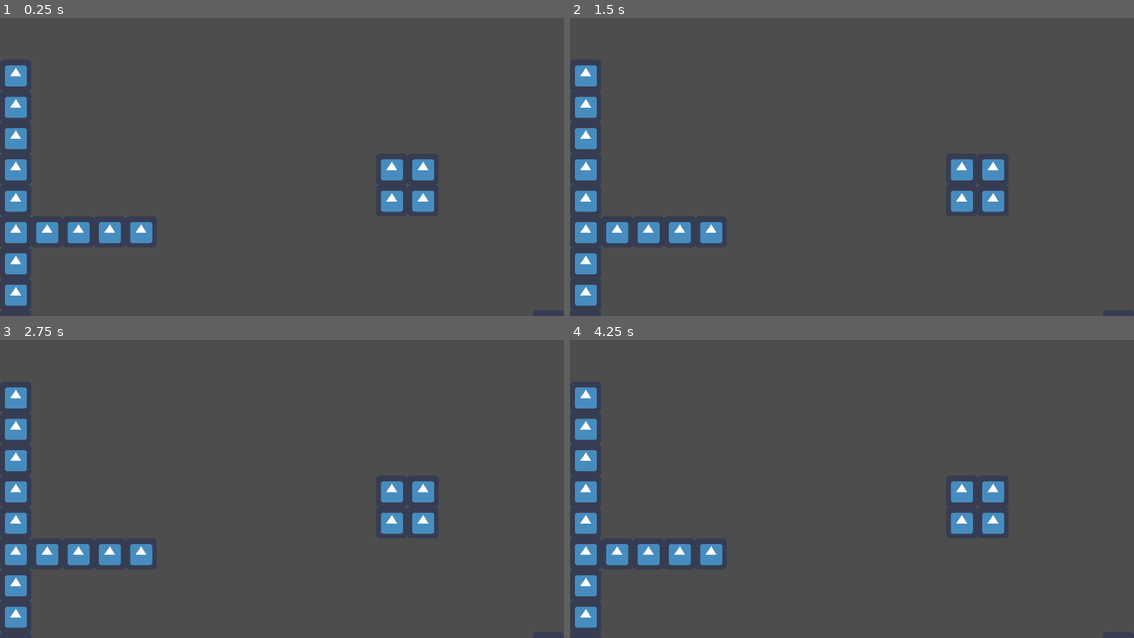
Above: before the commit, frames 1-4 (two rows, left to right).
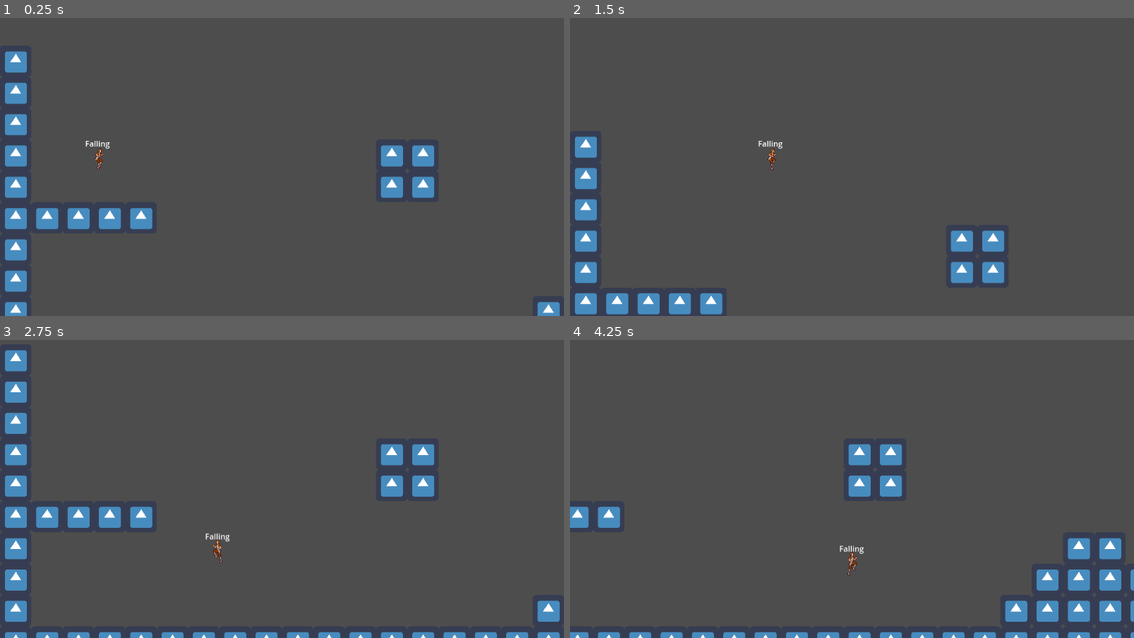
Above: after the commit, the same moments.

Repository: yomamafart/Exercise-4-2-State-Machine
Game: Godot game, scene res://Game.tscn
Same seed, same stepped clock (60 frames per second), same inputs: the game is played once before the commit and once after it. The engine's default icon, where the game draws it, is replaced by a stand-in: a white triangle on a blue panel in a dark square.
Inputs:
- Up to frame 1 (0.25 s): no input
- Up to frame 2 (1.5 s): hold Space (jump) 0.53-1.28 s; hold D (right) from 0.53 s (still down); tap Space (jump) at 1.35 s
- Up to frame 3 (2.75 s): tap Space (jump) at 1.52, 1.82 s; release D (right) at 2.03 s; hold A (left) from 2.03 s (still down); hold Space (jump) from 2.03 s (still down)
- Up to frame 4 (4.25 s): release A (left) at 2.78 s; release Space (jump) at 2.78 s; hold D (right) from 2.78 s (still down); tap Space (jump) at 2.85, 3.02, 3.32 s; hold Space (jump) from 3.53 s (still down)

The runs differ from the first frame. In frame 1, 5.8% of the frame differs, in the area x 0-100%, y 11-100%; in frame 2, 6.9%; in frame 3, 7.7%; in frame 4, 10%, in the area x 0-100%, y 15-100%.

Commit message:
finihsed exeresie 4.2

Diff:
--- a/Game.tscn
+++ b/Game.tscn
@@ -1,8 +1,127 @@
-[gd_scene load_steps=23 format=3 uid="uid://bycl6a1ctwe77"]
-
-[ext_resource type="Texture2D" uid="uid://b6sx3cvavebhp" path="res://icon.png" id="1"]
+[gd_scene load_steps=42 format=3 uid="uid://bycl6a1ctwe77"]
+
+[ext_resource type="Texture2D" uid="uid://cfxd6y7jp6s2y" path="res://icon.png" id="1"]
 [ext_resource type="Script" path="res://Player/StateMachine.gd" id="2"]
+[ext_resource type="Texture2D" uid="uid://nj1waoxdt0yy" path="res://Assets/player.png" id="2_a80e0"]
 [ext_resource type="Script" path="res://Player/Player.gd" id="3"]
+[ext_resource type="Script" path="res://Idle.gd" id="4_g8ne6"]
+[ext_resource type="Script" path="res://Player/Moving.gd" id="5_rb67d"]
+[ext_resource type="Script" path="res://Player/Jumping.gd" id="6_qph42"]
+[ext_resource type="Script" path="res://Player/Falling.gd" id="7_7fn3q"]
+
+[sub_resource type="AtlasTexture" id="AtlasTexture_3esvl"]
+atlas = ExtResource("2_a80e0")
+region = Rect2(224, 70, 32, 70)
+
+[sub_resource type="AtlasTexture" id="AtlasTexture_786kd"]
+atlas = ExtResource("2_a80e0")
+region = Rect2(256, 70, 32, 70)
+
+[sub_resource type="AtlasTexture" id="AtlasTexture_ysqsa"]
+atlas = ExtResource("2_a80e0")
+region = Rect2(288, 70, 32, 70)
+
+[sub_resource type="AtlasTexture" id="AtlasTexture_vhhb3"]
+atlas = ExtResource("2_a80e0")
+region = Rect2(0, 0, 32, 70)
+
+[sub_resource type="AtlasTexture" id="AtlasTexture_wos2b"]
+atlas = ExtResource("2_a80e0")
+region = Rect2(224, 0, 32, 70)
+
+[sub_resource type="AtlasTexture" id="AtlasTexture_u6b3w"]
+atlas = ExtResource("2_a80e0")
+region = Rect2(256, 0, 32, 70)
+
+[sub_resource type="AtlasTexture" id="AtlasTexture_r6jvh"]
+atlas = ExtResource("2_a80e0")
+region = Rect2(288, 0, 32, 70)
+
+[sub_resource type="AtlasTexture" id="AtlasTexture_2ups1"]
+atlas = ExtResource("2_a80e0")
+region = Rect2(32, 0, 32, 70)
+
+[sub_resource type="AtlasTexture" id="AtlasTexture_bce44"]
+atlas = ExtResource("2_a80e0")
+region = Rect2(64, 0, 32, 70)
+
+[sub_resource type="AtlasTexture" id="AtlasTexture_pfedm"]
+atlas = ExtResource("2_a80e0")
+region = Rect2(96, 0, 32, 70)
+
+[sub_resource type="AtlasTexture" id="AtlasTexture_xh7lh"]
+atlas = ExtResource("2_a80e0")
+region = Rect2(128, 0, 32, 70)
+
+[sub_resource type="AtlasTexture" id="AtlasTexture_jmtvr"]
+atlas = ExtResource("2_a80e0")
+region = Rect2(160, 0, 32, 70)
+
+[sub_resource type="AtlasTexture" id="AtlasTexture_8oxja"]
+atlas = ExtResource("2_a80e0")
+region = Rect2(192, 0, 32, 70)
+
+[sub_resource type="SpriteFrames" id="SpriteFrames_w1r5c"]
+animations = [{
+"frames": [{
+"duration": 1.0,
+"texture": SubResource("AtlasTexture_3esvl")
+}, {
+"duration": 1.0,
+"texture": SubResource("AtlasTexture_786kd")
+}, {
+"duration": 1.0,
+"texture": SubResource("AtlasTexture_ysqsa")
+}],
+"loop": false,
+"name": &"Falling",
+"speed": 5.0
+}, {
+"frames": [{
+"duration": 1.0,
+"texture": SubResource("AtlasTexture_vhhb3")
+}],
+"loop": true,
+"name": &"Idle",
+"speed": 5.0
+}, {
+"frames": [{
+"duration": 1.0,
+"texture": SubResource("AtlasTexture_wos2b")
+}, {
+"duration": 1.0,
+"texture": SubResource("AtlasTexture_u6b3w")
+}, {
+"duration": 1.0,
+"texture": SubResource("AtlasTexture_r6jvh")
+}],
+"loop": false,
+"name": &"Jumping",
+"speed": 5.0
+}, {
+"frames": [{
+"duration": 1.0,
+"texture": SubResource("AtlasTexture_2ups1")
+}, {
+"duration": 1.0,
+"texture": SubResource("AtlasTexture_bce44")
+}, {
+"duration": 1.0,
+"texture": SubResource("AtlasTexture_pfedm")
+}, {
+"duration": 1.0,
+"texture": SubResource("AtlasTexture_xh7lh")
+}, {
+"duration": 1.0,
+"texture": SubResource("AtlasTexture_jmtvr")
+}, {
+"duration": 1.0,
+"texture": SubResource("AtlasTexture_8oxja")
+}],
+"loop": true,
+"name": &"Moving",
+"speed": 5.0
+}]
 
 [sub_resource type="RectangleShape2D" id="1"]
 size = Vector2(16, 49)
@@ -150,7 +269,9 @@
 vertical_alignment = 1
 
 [node name="AnimatedSprite2D" type="AnimatedSprite2D" parent="Player"]
-animation = &"Falling"
+sprite_frames = SubResource("SpriteFrames_w1r5c")
+animation = &"Idle"
+autoplay = "Idle"
 
 [node name="CollisionShape2D" type="CollisionShape2D" parent="Player"]
 position = Vector2(0, 3.5)
@@ -160,12 +281,16 @@
 script = ExtResource("2")
 
 [node name="Idle" type="Node" parent="Player/StateMachine"]
+script = ExtResource("4_g8ne6")
 
 [node name="Moving" type="Node" parent="Player/StateMachine"]
+script = ExtResource("5_rb67d")
 
 [node name="Jumping" type="Node" parent="Player/StateMachine"]
+script = ExtResource("6_qph42")
 
 [node name="Falling" type="Node" parent="Player/StateMachine"]
+script = ExtResource("7_7fn3q")
 
 [node name="Camera2D" type="Camera2D" parent="Player"]
 limit_left = 0
--- /dev/null
+++ b/Idle.gd
@@ -0,0 +1,19 @@
+extends Node
+
+@onready var SM = get_parent()
+@onready var player = get_node("../..")
+
+func _ready():
+	await player.ready
+
+func start():
+	player.velocity = Vector2.ZERO
+	player.set_animation("Idle")
+
+func physics_process(_delta):
+	if not player.is_on_floor():
+		SM.set_state("Falling")
+	if Input.is_action_pressed("left") or Input.is_action_pressed("right"):
+		SM.set_state("Moving")
+	if Input.is_action_pressed("jump"):
+		SM.set_state("Jumping")
--- /dev/null
+++ b/Player/Falling.gd
@@ -0,0 +1,27 @@
+extends Node
+
+@onready var SM = get_parent()
+@onready var player = get_node("../..")
+
+func _ready():
+	await player.ready
+
+func start():
+	player.set_animation("Falling")
+
+func physics_process(_delta):
+	player.velocity.y += player.gravity * _delta
+	var direction = Input.get_axis("left", "right")
+	if direction:
+		player.velocity.x = player.direction * player.SPEED
+	else:
+		player.velocity.x = move_toward(player.velocity.x, 0, player.SPEED)
+
+	player.set_direction(direction)
+	player.move_and_slide()
+
+	if player.is_on_floor():
+		player.velocity.y = 0
+		SM.set_state("Idle")
+	if player.is_on_ceiling():
+		player.velocity.y = 0
--- /dev/null
+++ b/Player/Jumping.gd
@@ -0,0 +1,17 @@
+extends Node
+
+@onready var SM = get_parent()
+@onready var player = get_node("../..")
+
+func _ready():
+	await player.ready
+
+func start():
+	player.set_animation("Jumping")
+
+func physics_process(_delta):
+	if Input.is_action_pressed("jump") and player.velocity.y > player.MAX_JUMP:
+		player.velocity.y += player.JUMP_VELOCITY
+		player.move_and_slide()
+	else:
+		SM.set_state("Falling")
--- /dev/null
+++ b/Player/Moving.gd
@@ -0,0 +1,27 @@
+extends Node
+
+@onready var SM = get_parent()
+@onready var player = get_node("../..")
+
+func _ready():
+	await player.ready
+
+func start():
+	player.set_animation("Moving")
+
+func physics_process(_delta):
+	if not player.is_on_floor():
+		SM.set_state("Falling")
+	if Input.is_action_pressed("jump"):
+		SM.set_state("Jumping")
+
+	var direction = Input.get_axis("left", "right")
+	player.set_direction(direction)
+	if direction:
+		player.velocity.x = player.direction * player.SPEED
+	else:
+		player.velocity.x = move_toward(player.velocity.x, 0, player.SPEED)
+	player.move_and_slide()
+
+	if direction == 0:
+		SM.set_state("Idle")
--- a/Player/StateMachine.gd
+++ b/Player/StateMachine.gd
@@ -3,3 +3,30 @@
 var state = null
 var previous_state = null
 var state_name = ""
+
+func _ready():
+	set_state(get_children()[0].name)
+
+func _physics_process(delta):
+	if state and state.has_method("physics_process"):
+		state.physics_process(delta)
+
+func _process(delta):
+	if state and state.has_method("process"):
+		state.process(delta)
+
+func _unhandled_input(event):
+	if state and state.has_method("unhandled_input"):
+		state.unhandled_input(event)
+
+func set_state(s):
+	state_name = s
+	var new_state = get_node(NodePath(s))
+	if state != null:
+		if state.has_method("end"):
+			state.end()
+		previous_state = state
+	if new_state != null:
+		state = new_state
+		if state.has_method("start"):
+			state.start()
